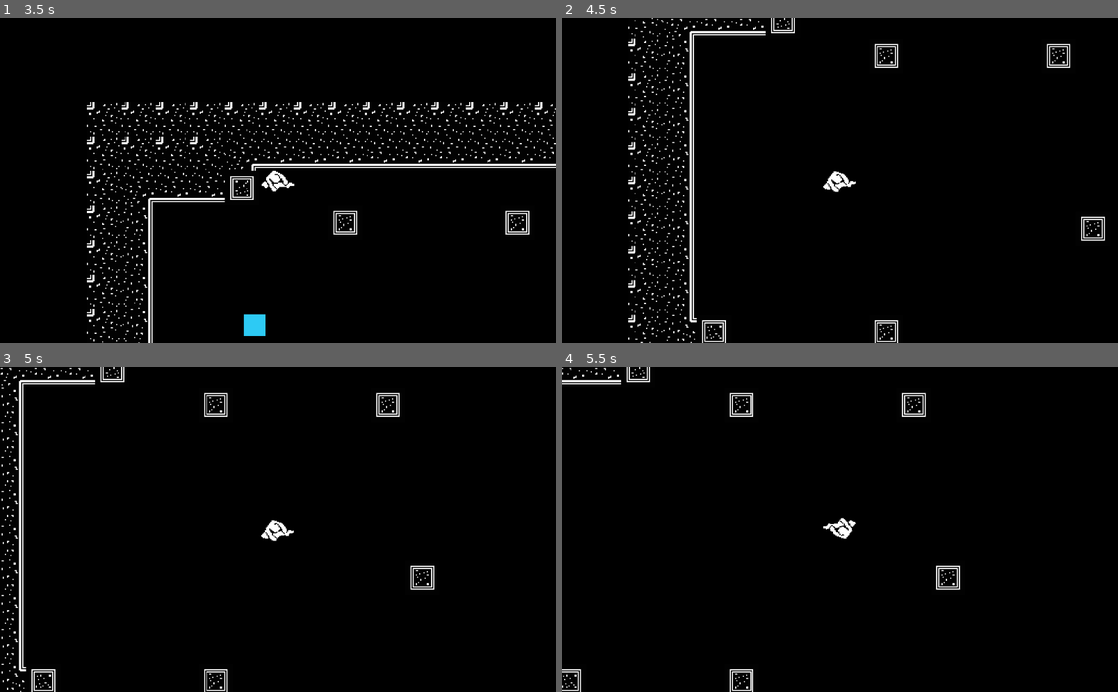
Above: before the commit, frames 1-4 (two rows, left to right).
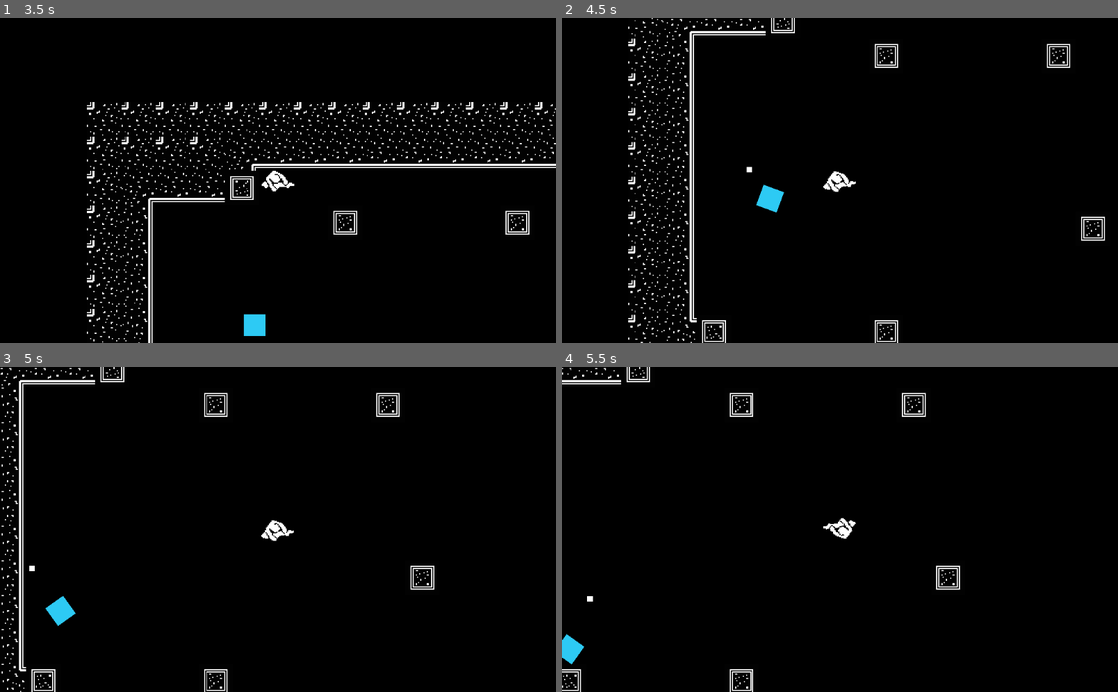
Above: after the commit, the same moments.

Repository: godofecht/Decomposition-Godofecht
Game: Godot game, scene res://World/World.tscn
Two runs of this game, one before a commit and one after it. Both use one fixed random seed, a clock stepped at 60 frames per second and the inputs below.
Inputs (mouse positions are in pixels of both pictures, inside the frame that each line leads up to):
- Up to frame 1 (3.5 s): move the mouse to (250, 245) at 0.52 s; hold S (KEY_DOWN) 0.53-1.28 s; hold Up 0.53-2.03 s; tap Enter at 1.25 s; move the mouse to (444, 229) at 1.27 s; tap A (KEY_LEFT) at 1.35 s; move the mouse to (111, 131) at 2.02 s; hold D (KEY_RIGHT) 2.03-2.78 s; hold Left from 2.03 s (still down); move the mouse to (305, 180) at 2.77 s; tap W (KEY_UP) at 2.85 s
- Up to frame 2 (4.5 s): move the mouse to (756, 99) at 3.52 s; release Left at 3.53 s; hold Down 3.53-4.28 s; click (756, 99) at 3.6 s; move the mouse to (962, 164) at 4.27 s; hold Right from 4.28 s (still down); right-click (962, 164) at 4.35 s
- Up to frame 3 (5 s): keep holding Right
- Up to frame 4 (5.5 s): move the mouse to (728, 545) at 5.02 s; release Right at 5.03 s; hold Up from 5.03 s (still down); hold S (KEY_DOWN) from 5.03 s (still down)

Frame 1 is identical in both runs. In frame 2, 0.3% of the frame differs, in the area x 33-40%, y 45-60%; in frame 3, 0.3%; in frame 4, 0.3%.

Commit message:
added bacteria death + bullet spawn on death

Diff:
--- a/Bacteria/Bacteria.gd
+++ b/Bacteria/Bacteria.gd
@@ -2,10 +2,33 @@
 
 var Health = 5
 
+onready var bulletScene = preload("res://Bullet/Bullet.tscn")
+
 func _on_ImpactArea_body_entered(body: Node) -> void:
 	Health -= 1
 	if (Health <= 0):
-		print("DEAD")
-		queue_free()
+		onDeath()
+	print("hit")
 
-	print("hit")
+func onDeath():
+	print("DEAD")
+	queue_free()
+	generateBacteriaComponent()
+	generateBacteriaComponent()
+	generateBacteriaComponent()
+	generateBacteriaComponent()
+
+
+
+func generateBacteriaComponent():
+	var impulseForce = 50
+
+	var bullet = bulletScene.instance()
+	var direction_rotation = deg2rad((randi()%360+0) + 90)
+	print(direction_rotation)
+	var pos = global_position + Vector2(10,0).rotated(direction_rotation)
+	bullet.global_position = pos
+	get_parent().add_child(bullet)
+	bullet.global_position = global_position + Vector2(-10, 0).rotated(deg2rad(rotation_degrees + 90))
+	bullet.apply_impulse(Vector2(20, 0).rotated(direction_rotation),
+				  Vector2(impulseForce, 0).rotated(direction_rotation))
--- a/Bacteria/Bacteria.tscn
+++ b/Bacteria/Bacteria.tscn
@@ -16,7 +16,7 @@
 extents = Vector2( 0.0249574, 0.0246931 )
 
 [node name="Node2D" type="RigidBody2D"]
-collision_layer = 36
+collision_layer = 4
 collision_mask = 15
 script = ExtResource( 1 )
 
--- a/Bullet/Bullet.tscn
+++ b/Bullet/Bullet.tscn
@@ -18,6 +18,7 @@
 collision_layer = 40
 collision_mask = 2
 physics_material_override = SubResource( 1 )
+linear_damp = 1.0
 
 [node name="Sprite" type="Sprite" parent="."]
 scale = Vector2( 5.03929, 5.03929 )
--- a/Player/Player.tscn
+++ b/Player/Player.tscn
@@ -21,6 +21,7 @@
 [node name="Player" type="KinematicBody2D"]
 collision_mask = 2
 script = ExtResource( 3 )
+ammo = 10
 
 [node name="Sprite" type="AnimatedSprite" parent="."]
 frames = SubResource( 1 )
@@ -40,4 +41,5 @@
 rotation = 3.14159
 scale = Vector2( 2, 2 )
 shape = SubResource( 3 )
+disabled = true
 [connection signal="body_entered" from="AbsorbArea" to="." method="_on_AbsorbArea_body_entered"]
--- a/World/World.tscn
+++ b/World/World.tscn
@@ -103,6 +103,7 @@
 
 [node name="Player" parent="." instance=ExtResource( 1 )]
 position = Vector2( 281.121, 177.256 )
+ammo = 5
 
 [node name="Camera2D" type="Camera2D" parent="Player"]
 current = true
